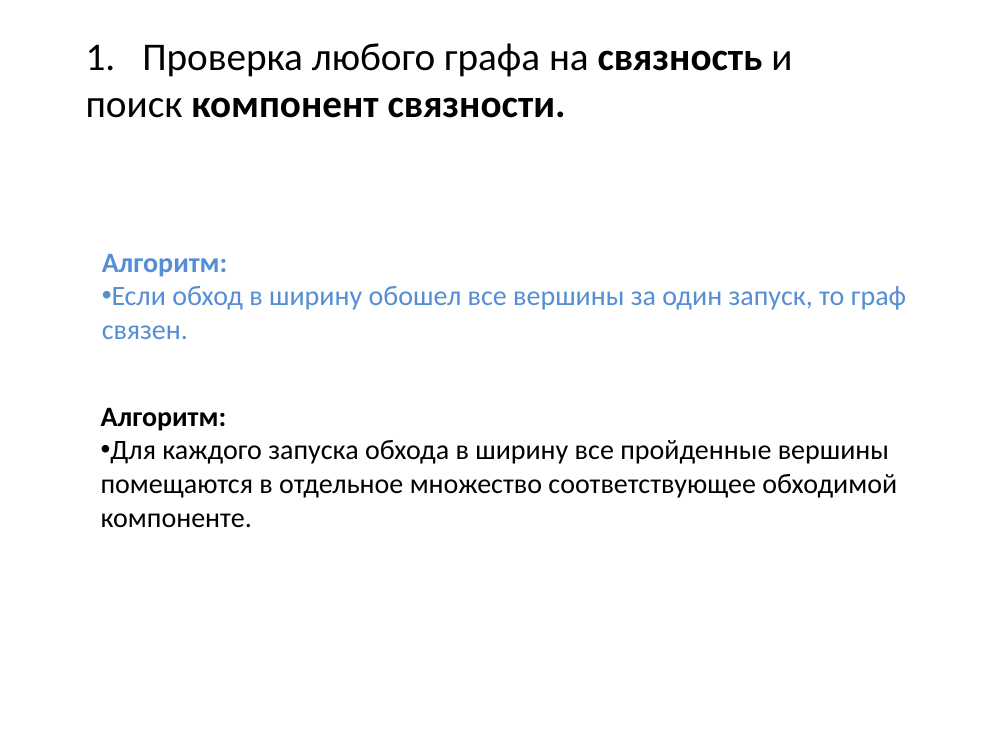
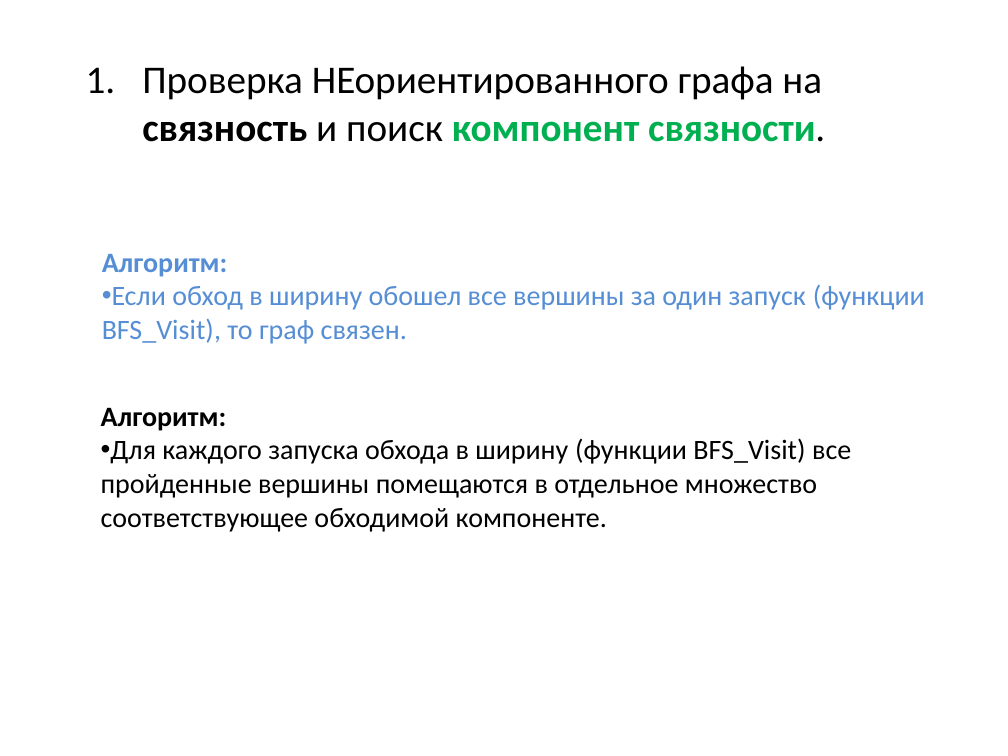
Before and after one commit to SteinbergOB/ANG, a slide deck: slide 41 of Презентации/Лекция 1.pptx (slide 15 before the commit). Drawn at 1008x756 pixels with LibreOffice and Linux fonts; fonts in the diff are those of the drawing. Boxes give left, top, right and bottom in pixels: in the first picture for what was removed or moved away, otherwise in the second. Text is boxed around its words. In the diff, an @@ line names an element or a change of style, - is before the commit and + after.

```diff
--- a/Презентации/Лекция 1.pptx
+++ b/Презентации/Лекция 1.pptx
@@ text at (142, 66, 825, 142): text changed; bold off @@
-1. Проверка любого графа на связность и
-поиск компонент связности.
+1. Проверка НЕориентированного графа на связность и поиск компонент связности.
@@ text at (102, 284, 925, 344): text changed @@
-• Если обход в ширину обошел все вершины за один запуск, то граф связен.
+• Если обход в ширину обошел все вершины за один запуск (функции BFS_Visit), то граф связен.
@@ text at (101, 438, 851, 532): text changed @@
-• Для каждого запуска обхода в ширину все пройденные вершины помещаются в отдельное множество соответствующее обходимой компоненте.
+• Для каждого запуска обхода в ширину (функции BFS_Visit) все пройденные вершины помещаются в отдельное множество соответствующее обходимой компоненте.
```
Also in this commit, not shown: 41 other slides changed, 24 slides added, 12 slides removed, 4 other files.
